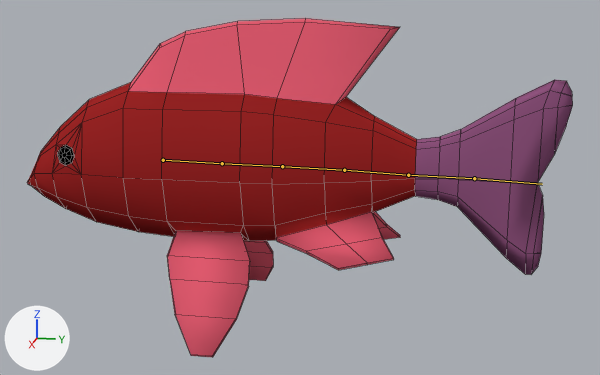
The Blender file Content/Environment/Animals/Meshes/SM_Fish_01.blend, before and after one commit.
Both versions are drawn from a 50 mm camera at (0.723, 0.164, 0.164) aimed at (-0.003, 0.019, -0.018). Every picture has the same lights, and +X, +Y and +Z are marked at lower left. The bones that change are drawn over the model as lines. Mesh edges are drawn as thin lines.
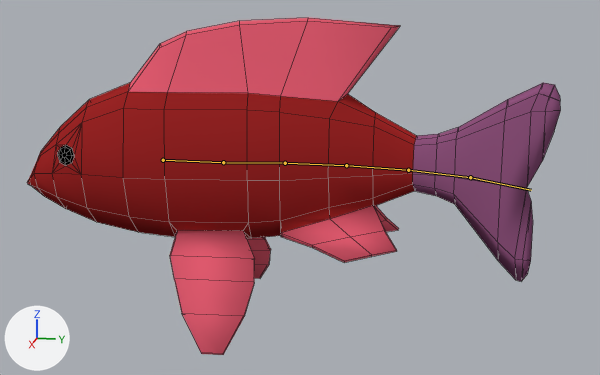
The newer file adds an action. The first version stands in its rest pose; the second is drawn at frame 90 of the action 'Action'.

What differs and where, as boxes (x1, y1, x2, y2) in the pictures (600 x 375 px):
'Circle.001', posed
    before: (27, 18, 573, 357)
    after: (27, 18, 561, 355)
bone 'Bone.002', root to tip
    before: (163, 160) to (222, 163)
    after: (163, 160) to (223, 162)
bone 'Bone.006', root to tip
    before: (222, 163) to (282, 166)
    after: (223, 162) to (285, 163)
bone 'Bone.001', root to tip
    before: (282, 166) to (344, 170)
    after: (285, 163) to (346, 165)
bone 'Bone.005', root to tip
    before: (344, 170) to (408, 175)
    after: (346, 165) to (408, 170)
bone 'Bone.003', root to tip
    before: (408, 175) to (474, 178)
    after: (408, 170) to (470, 177)
bone 'Bone.007', root to tip
    before: (474, 178) to (542, 184)
    after: (470, 177) to (531, 190)

The change in detail:
Bone 'Bone.002' (bone_bone_002) turns from (0, 0, 0) to (0, 0, -5) degrees about its own x, y and z.
Bone 'Bone.006' (bone_bone_006) turns from (0, 0, 0) to (0, 0, -5) degrees about its own x, y and z.
Bone 'Bone.001' (bone_bone_001) turns from (0, 0, 0) to (0, 0, 5) degrees about its own x, y and z.
Bone 'Bone.005' (bone_bone_005) turns from (0, 0, 0) to (0, 0, 5) degrees about its own x, y and z.
Bone 'Bone.003' (bone_bone_003) turns from (0, 0, 0) to (0, 0, 15) degrees about its own x, y and z.
Bone 'Bone.007' (bone_bone_007) turns from (0, 0, 0) to (0, 1, 15) degrees about its own x, y and z.
